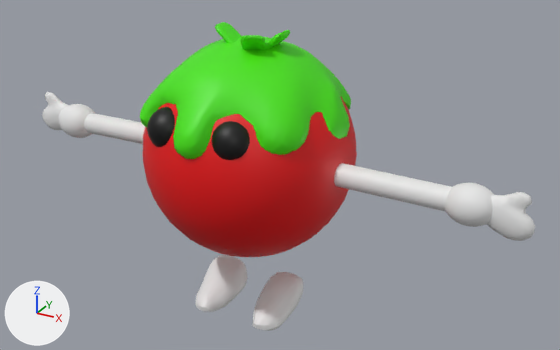
An edit to the Blender file Assets/Assets/Baby Tomato.blend, drawn before and after from the same camera.
Before and after are seen from a 50 mm lens placed at (3.9, -6.33, 4.7), pointed at (0.48, -0.1, 1.59). Lighting does not change. The marker at lower left points along +X, +Y and +Z.
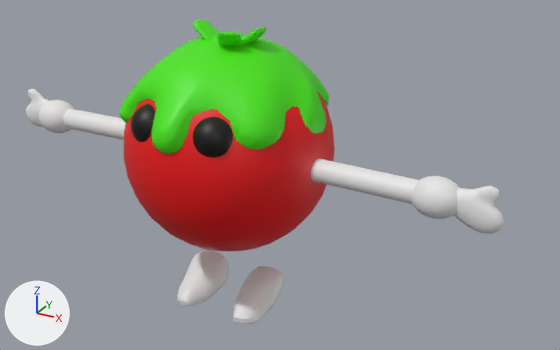
What differs and where, as boxes (x1, y1, x2, y2) in the pictures (560 x 350 px):
'Sphere', moved: before (143, 97, 357, 257); after (124, 92, 335, 251)
'Mball.009', moved: before (140, 36, 351, 159); after (120, 33, 329, 154)
'Icosphere', moved, modifiers changed: before (195, 255, 304, 331); after (232, 266, 284, 324)
'Cylinder.001', reshaped, moved, modifiers changed: before (84, 113, 452, 211); after (63, 109, 419, 204)
'Sphere.002', reshaped, moved: before (59, 104, 494, 227); after (38, 100, 460, 219)
'Mball.002', moved: before (42, 92, 535, 241); after (26, 89, 504, 234)
'Sphere.001', moved: before (147, 107, 250, 160); after (131, 104, 233, 157)
'Icosphere.001', added: after (177, 250, 229, 306)
'Mball.003', moved: before (215, 22, 290, 50); after (193, 19, 266, 47)
part 1 of me_sphere_002, added: after (38, 100, 74, 133)
part 2 of me_cylinder_002, added: after (63, 109, 126, 140)

The change, as a list of edits to the scene's bpy script:
```text
Change me_sphere_002:
    where me_sphere_002.from_pydata(...)  # 482 vertices, 512 faces; spans x -0.33..0.33, y -3.433..-2.773, z -0.827..-0.166
    used by ob_sphere_002; location = (0.296, -0.383, 2.117); rotation_euler = (0.0, 0.0, 1.571), in degrees (0, 0, 90); scale = (0.557, 0.699, 0.557)
    me_sphere_002 part 1: a new loose piece, a UV sphere (32 segments, 16 rings, poles along z) spanning x -0.33..0.33, y 2.773..3.433, z -0.827..-0.166
Change me_cylinder_002:
    where me_cylinder_002.from_pydata(...)  # 128 vertices, 98 faces; spans x -1.0..1.0, y 4.36..17.01, z -2.68..-0.52
    used by ob_cylinder_001; location = (0.296, -0.383, 1.677); rotation_euler = (0.0, 0.0, 1.571), in degrees (0, 0, 90); scale = (-0.109, -0.137, -0.109)
    me_cylinder_002 part 2: the loose piece of 128 vertices spanning x -1.0..1.0, y 4.36..17.01, z -2.68..-0.52 is copied, and the copy is mirrored in y about the mesh origin; it spans x -1.0..1.0, y -17.01..-4.36, z -2.68..-0.52
Add me_icosphere_002:
    me_icosphere_002.from_pydata(...)  # 434 vertices, 432 faces; spans x -0.46..0.847, y -0.99..-0.226, z -0.633..0.054
    me_icosphere_002.polygons.foreach_set('use_smooth', [True] * 432)
Change ob_sphere:
    ob_sphere.location: (0.234, -0.27, 1.858) -> (0.0, -0.27, 1.858)
Change ob_mball_009:
    ob_mball_009.location: (0.238, -0.969, 2.512) -> (0.0, -0.969, 2.512)
Change ob_sphere_001:
    ob_sphere_001.location: (0.188, -1.958, 1.152) -> (0.0, -1.958, 1.152)
Change ob_mball_003:
    ob_mball_003.location: (0.067, -0.27, 2.963) -> (-0.184, -0.27, 2.963)
Change ob_sphere_002:
    ob_sphere_002.location: (0.296, -0.383, 2.117) -> (0.0, -0.383, 2.117)
Change ob_mball_002:
    ob_mball_002.location: (2.674, -0.375, 1.801) -> (2.419, -0.375, 1.801)
Change ob_cylinder_001:
    ob_cylinder_001.location: (0.296, -0.383, 1.677) -> (0.0, -0.383, 1.677)
    remove _m = ob_cylinder_001.modifiers.new('Mirror', 'MIRROR')
    remove _m.use_axis = (False, True, False)
Change ob_icosphere:
    ob_icosphere.location: (0.234, -0.27, 0.471) -> (0.0, -0.27, 0.471)
    remove _m = ob_icosphere.modifiers.new('Mirror', 'MIRROR')
    remove _m.use_axis = (False, True, False)
Add ob_icosphere_001:
    ob_icosphere_001 = bpy.data.objects.new('Icosphere.001', me_icosphere_002)
    ob_icosphere_001.location = (0.0, -0.27, 0.471)
    ob_icosphere_001.rotation_euler = (0.0, 0.0, -1.571)  # degrees (0, 0, -90)
    ob_icosphere_001.scale = (0.557, 0.557, 0.557)
```
